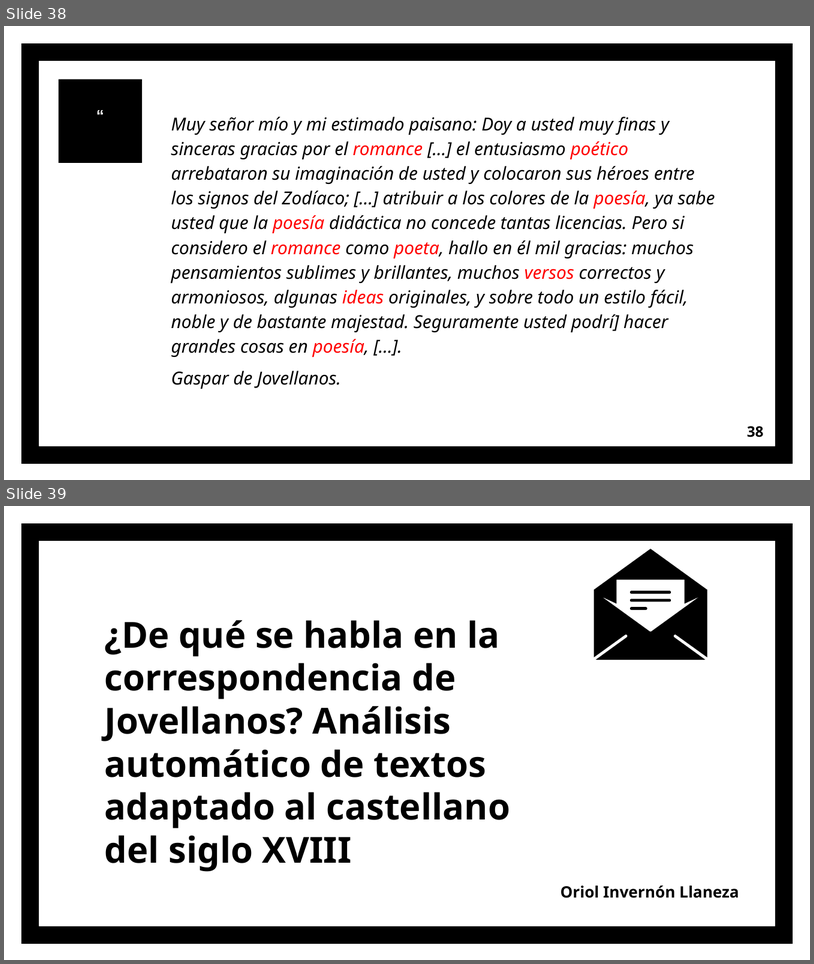
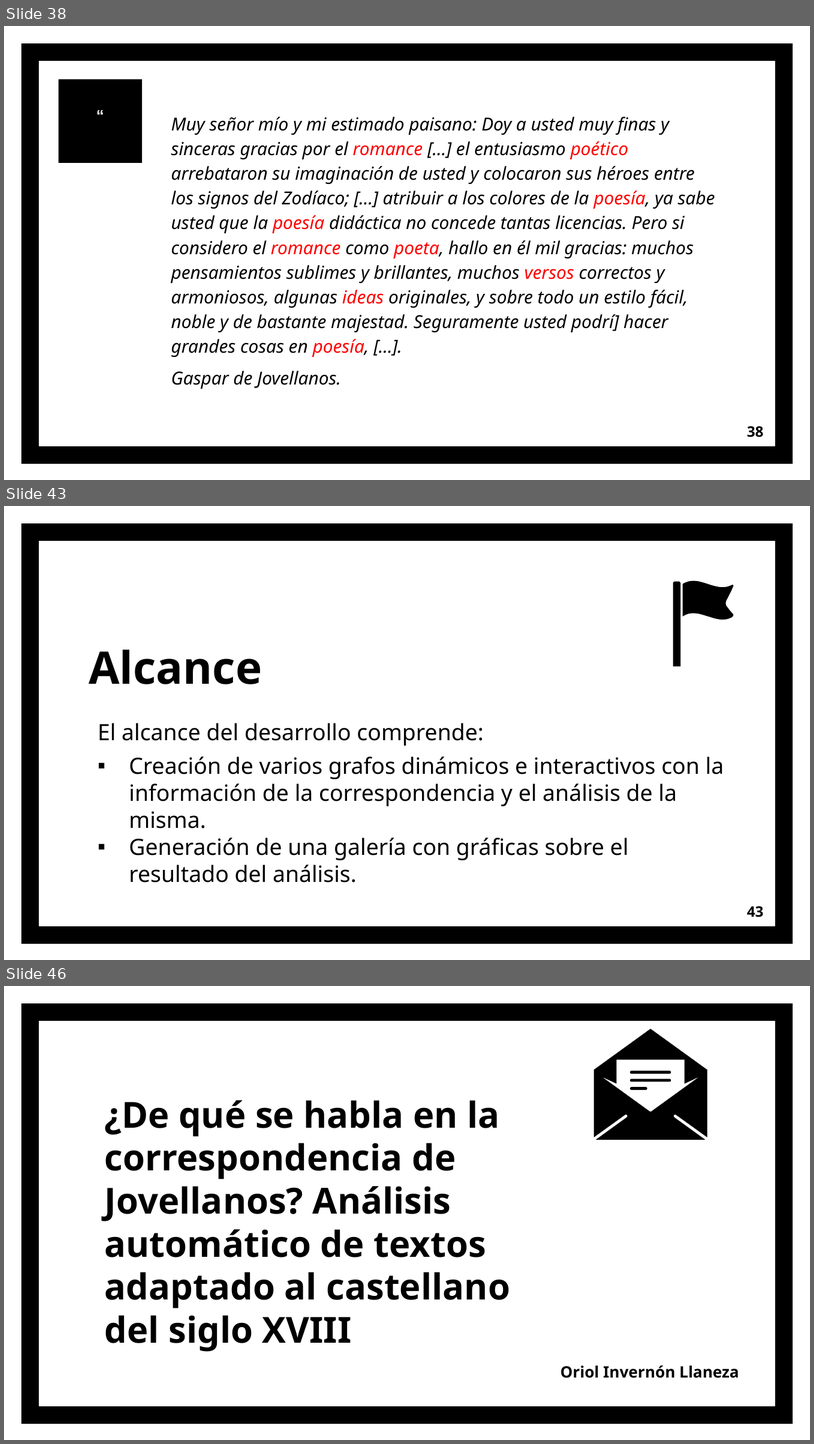
Before and after one commit to OriolInvernonLlaneza/Practicas-TFG, a slide deck: ppt/Jovellanos.pptx. Shown one above the other, each under a label of ours: slides 38 and 39 before the commit, slides 38, 43 and 46 after it; the slides between them are not shown. The pictures are 814x964 and 814x1444 pixels, drawn with LibreOffice and Linux fonts; fonts in the diff are those of the drawing. Boxes give left, top, right and bottom in pixels: in the first picture for what was removed or moved away, otherwise in the second. Text is boxed around its words. In the diff, an @@ line names an element or a change of style, - is before the commit and + after.

```diff
--- a/ppt/Jovellanos.pptx
+++ b/ppt/Jovellanos.pptx
@@ slide 43 added at bbox=[4, 506, 810, 960], background #FFFFFF; not listed: 1 template element that a slide beside it also shows @@
@@ freeform shape added at bbox=[674, 581, 681, 666], fill #000000 @@
@@ freeform shape added at bbox=[683, 581, 734, 620], fill #000000 @@
@@ title added at bbox=[89, 649, 262, 684], 40 pt, text #000000, bold @@
+Alcance
@@ text added at bbox=[98, 723, 725, 882], 20 pt, text #000000 @@
+El alcance del desarrollo comprende:
+▪ Creación de varios grafos dinámicos e interactivos con la información de la correspondencia y el análisis de la misma.
+▪ Generación de una galería con gráficas sobre el resultado del análisis.
@@ page number added at bbox=[747, 906, 764, 917], 13 pt, text #000000, bold @@
+43
@@ what was slide 39 is now slide 46 @@
```
Also in this commit, not shown: 4 slides changed, 6 other slides added, 2 other files.
